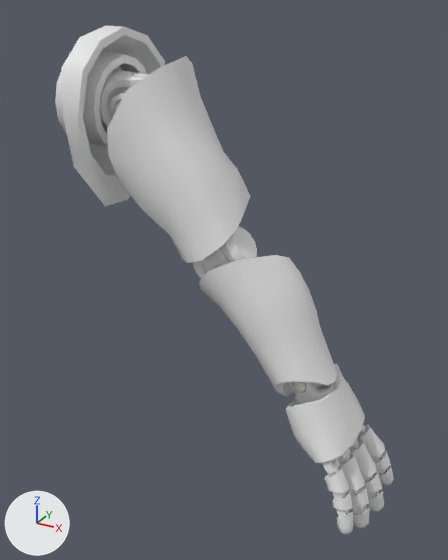
An edit to the FBX model Assets/Content/3Dmodels/Bodies/WonderBodies/Males/Strong/3Dmodel_Body_WonderBody_Male_Strong_ArmRight.fbx, drawn before and after from the same camera.
One viewpoint serves both versions: a camera (50 mm lens) standing at (0.825, -0.781, 1.556) and looking at (0.403, -0.014, 1.172). Every picture has the same lights, and +X, +Y and +Z are marked at lower left. The first picture is the older version.

Objects in the first picture: 'Body_WonderBody_Male_Strong_ArmRight'.
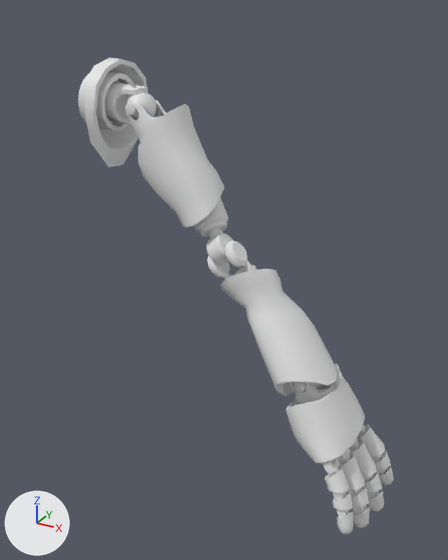
The newer file adds a shape key; the second version is drawn at full value of the shape key 'BlendShape_Sleeve_Default' of 'Body_WonderBody_Male_Strong_ArmRight', and the change is written as the vertex moves it makes.

Changed parts and their boxes (x1, y1, x2, y2) in the pictures (448 x 560 px; the box of a moved part takes in the faces that stretch with it):
```json
{"object": "Body_WonderBody_Male_Strong_ArmRight", "change": "reshaped", "before": [55, 26, 394, 534], "after": [78, 58, 394, 534], "on screen": "7% narrower, 6% shorter"}
{"part": 1, "of": "me_body_wonderbody_male_strong_armright", "change": "moved or reshaped", "before": [61, 26, 165, 206], "after": [84, 58, 147, 167]}
{"part": 2, "of": "me_body_wonderbody_male_strong_armright", "change": "moved or reshaped", "before": [55, 51, 147, 148], "after": [78, 71, 134, 131]}
{"part": 3, "of": "me_body_wonderbody_male_strong_armright", "change": "moved or reshaped", "before": [110, 93, 125, 116], "after": [126, 100, 166, 142], "on screen": "mostly hidden before"}
{"part": 4, "of": "me_body_wonderbody_male_strong_armright", "change": "moved or reshaped", "before": [107, 56, 250, 263], "after": [138, 104, 224, 228]}
{"part": 5, "of": "me_body_wonderbody_male_strong_armright", "change": "moved or reshaped", "before": [201, 247, 230, 271], "after": [194, 198, 233, 264]}
{"part": 6, "of": "me_body_wonderbody_male_strong_armright", "change": "moved or reshaped", "before": [114, 72, 148, 112], "after": [125, 85, 157, 120], "on screen": "mostly hidden before"}
{"part": 7, "of": "me_body_wonderbody_male_strong_armright", "change": "moved or reshaped", "before": [99, 69, 145, 132], "after": [105, 82, 141, 125]}
{"part": 8, "of": "me_body_wonderbody_male_strong_armright", "change": "moved or reshaped", "before": [192, 226, 337, 394], "after": [207, 240, 337, 394]}
```

The change, as JSON lines over the scene's bpy script:
```json
{"block": "me_body_wonderbody_male_strong_armright", "where": "# used by ob_body_wonderbody_male_strong_armright; location = (0.0, 0.0, 0.0); rotation_euler = (0.0, 0.0, -3.142), in degrees (0, 0, -180)"}
{"op": "remove", "block": "me_body_wonderbody_male_strong_armright", "code": "me_body_wonderbody_male_strong_armright.from_pydata(...)  # 2973 vertices, 3234 faces; spans x -0.683..-0.145, y -0.111..0.12, z 0.829..1.532"}
{"op": "add", "block": "me_body_wonderbody_male_strong_armright", "code": "me_body_wonderbody_male_strong_armright.from_pydata(...)  # 2973 vertices, 3234 faces; spans x -0.683..-0.174, y -0.111..0.109, z 0.829..1.488"}
{"block": "me_body_wonderbody_male_strong_armright", "change": "me_body_wonderbody_male_strong_armright part 1: the loose piece of 49 vertices spanning x -0.24..-0.151, y -0.11..0.12, z 1.272..1.532 is scaled about its middle by 0.613, then moved by (-0.006, 0.001, 0.006)"}
{"block": "me_body_wonderbody_male_strong_armright", "change": "me_body_wonderbody_male_strong_armright part 2: the loose piece of 65 vertices spanning x -0.237..-0.154, y -0.059..0.082, z 1.353..1.499 is scaled about its middle by 0.613, then moved by (-0.006, 0.0, 0.0)"}
{"block": "me_body_wonderbody_male_strong_armright", "change": "me_body_wonderbody_male_strong_armright part 3: the loose piece of 161 vertices spanning x -0.374..-0.239, y -0.036..0.059, z 1.295..1.444 is scaled about its middle by 0.613, then moved by (0.012, 0.0, 0.013)"}
{"block": "me_body_wonderbody_male_strong_armright", "change": "me_body_wonderbody_male_strong_armright part 4: the loose piece of 118 vertices spanning x -0.442..-0.254, y -0.087..0.096, z 1.207..1.494 is scaled about its middle by 0.613, then moved by (0.007, 0.001, -0.009)"}
{"block": "me_body_wonderbody_male_strong_armright", "change": "me_body_wonderbody_male_strong_armright part 5: the loose piece of 112 vertices spanning x -0.447..-0.304, y -0.051..0.064, z 1.183..1.346 is scaled about its middle by 0.613, then moved by (-0.008, 0.006, -0.009)"}
{"block": "me_body_wonderbody_male_strong_armright", "change": "me_body_wonderbody_male_strong_armright part 6: the loose piece of 155 vertices spanning x -0.298..-0.227, y -0.036..0.059, z 1.372..1.469 is scaled about its middle by 0.613, then moved by (0.0, 0.0, 0.001)"}
{"block": "me_body_wonderbody_male_strong_armright", "change": "me_body_wonderbody_male_strong_armright part 7: the loose piece of 161 vertices spanning x -0.29..-0.145, y -0.036..0.059, z 1.372..1.477 is scaled about its middle by 0.613, then moved by (-0.009, 0.0, -0.001)"}
{"block": "me_body_wonderbody_male_strong_armright", "change": "me_body_wonderbody_male_strong_armright part 8: 362 of 2973 vertices moved; they spanned x -0.572..-0.363, y -0.061..0.093, z 1.032..1.267 and now span x -0.571..-0.387, y -0.039..0.066, z 1.032..1.243; mean shift (0.001, 0.0, 0.001); largest move (-0.445, -0.015, 1.114) -> (-0.441, 0.005, 1.153)"}
```
